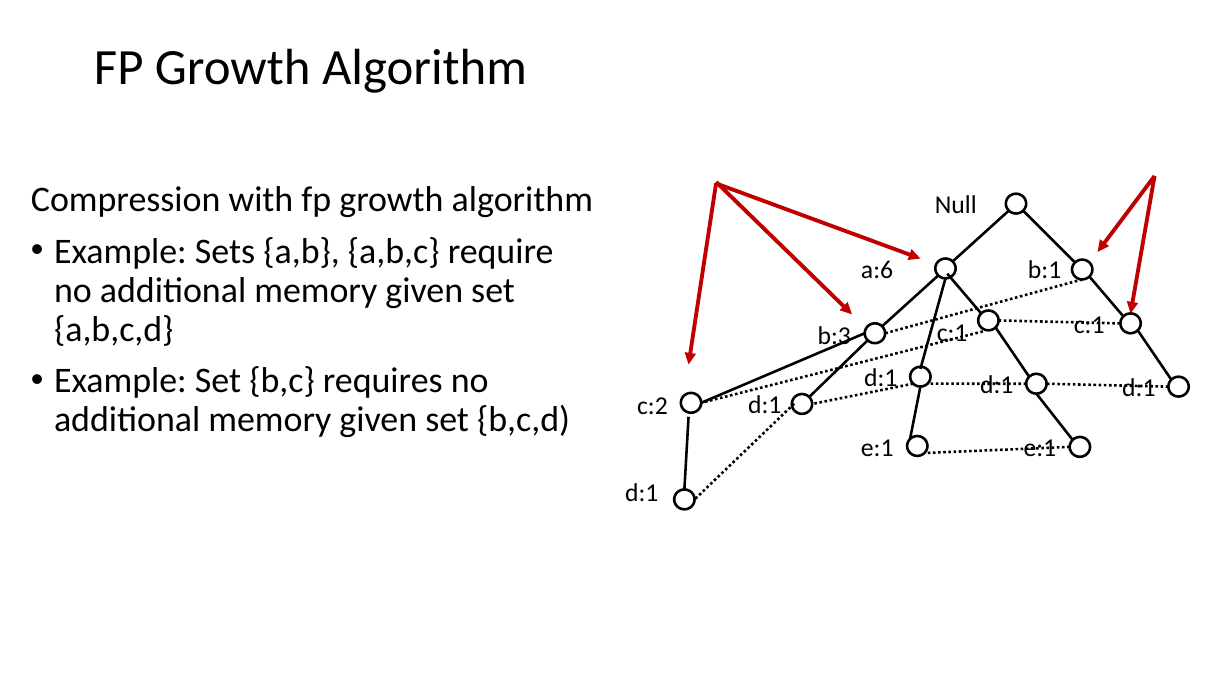
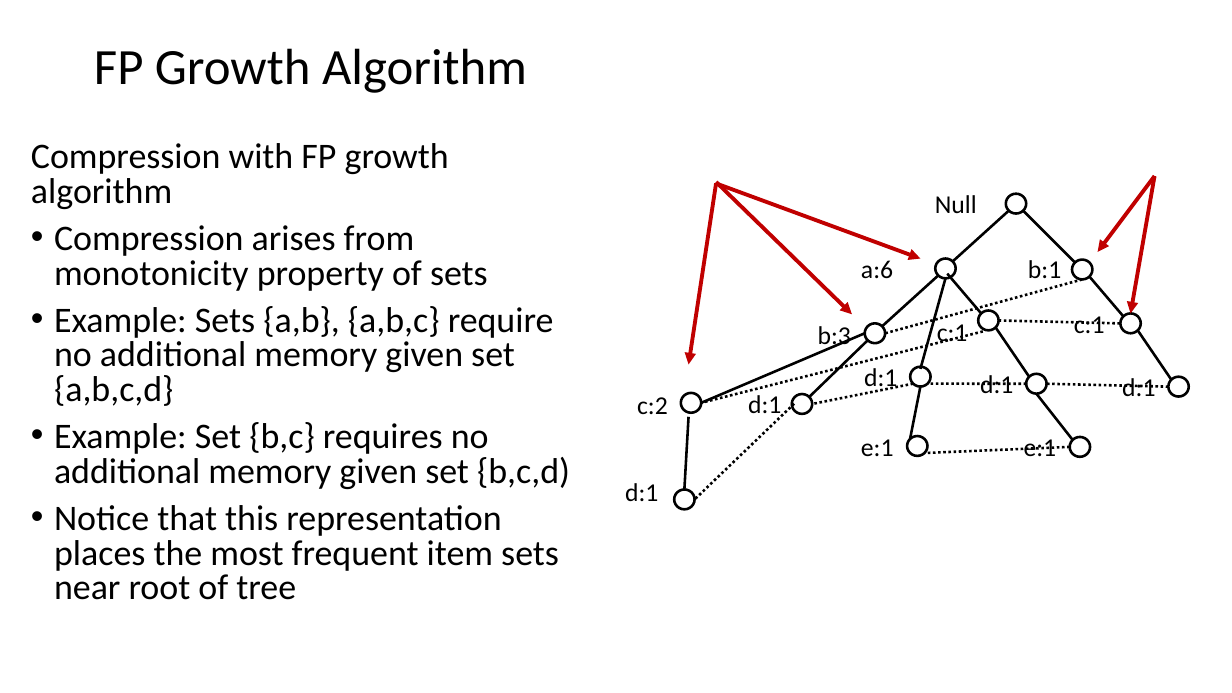
Before and after one commit to StephenElston/CSCI-E-108, a slide deck: slide 35 of slides/10_AssociationsFrequentItems.pptx. Drawn at 1232x693 pixels with LibreOffice and Linux fonts; fonts in the diff are those of the drawing. Boxes give left, top, right and bottom in pixels: in the first picture for what was removed or moved away, otherwise in the second. Text is boxed around its words. In the diff, an @@ line names an element or a change of style, - is before the commit and + after.

Commit message:
Typo corrections and small additons to slides

```diff
--- a/slides/10_AssociationsFrequentItems.pptx
+++ b/slides/10_AssociationsFrequentItems.pptx
@@ text "Compression with FP growth algorithm": place and size @@
-text "Compression with FP growth algorithm" at box(31, 186, 593, 437)
+text "Compression with FP growth algorithm" at box(31, 143, 570, 600)
@@ text at box(31, 143, 488, 291): text changed @@
-Compression with fp growth algorithm
+Compression with FP growth algorithm
+• Compression arises from monotonicity property of sets
@@ text at box(54, 306, 570, 489): line spacing 0.9 to 0.8 @@
@@ text at box(54, 505, 559, 600): paragraph added @@
+• Notice that this representation places the most frequent item sets near root of tree
```
Also in this commit, not shown: 12 other slides changed, 1 slide added.
